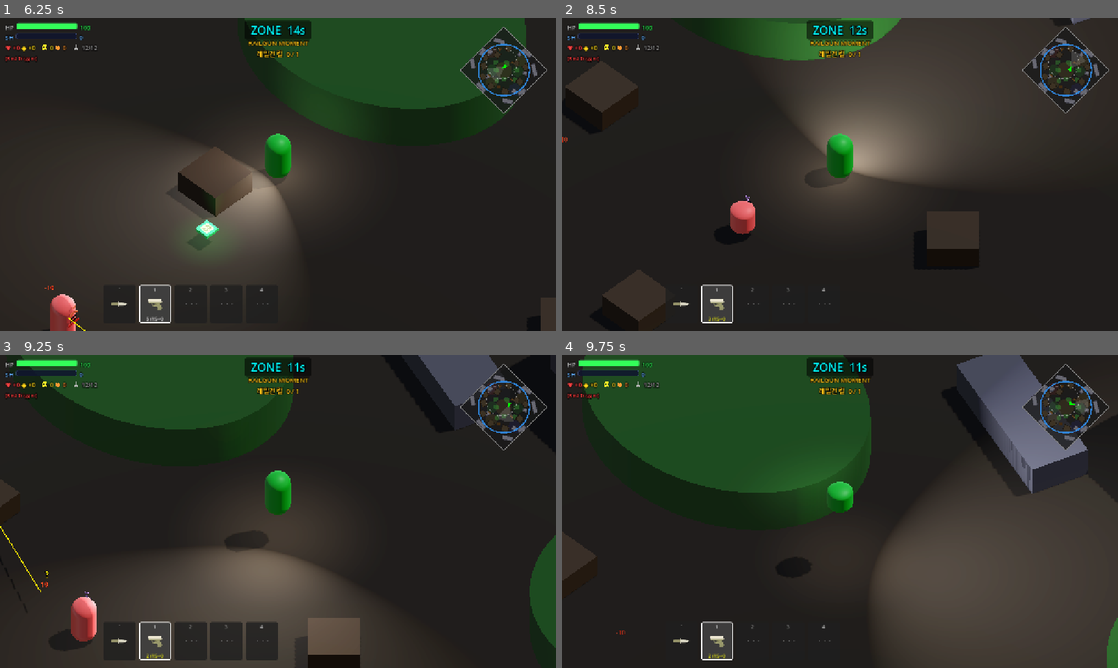
Above: before the commit, frames 1-4 (two rows, left to right).
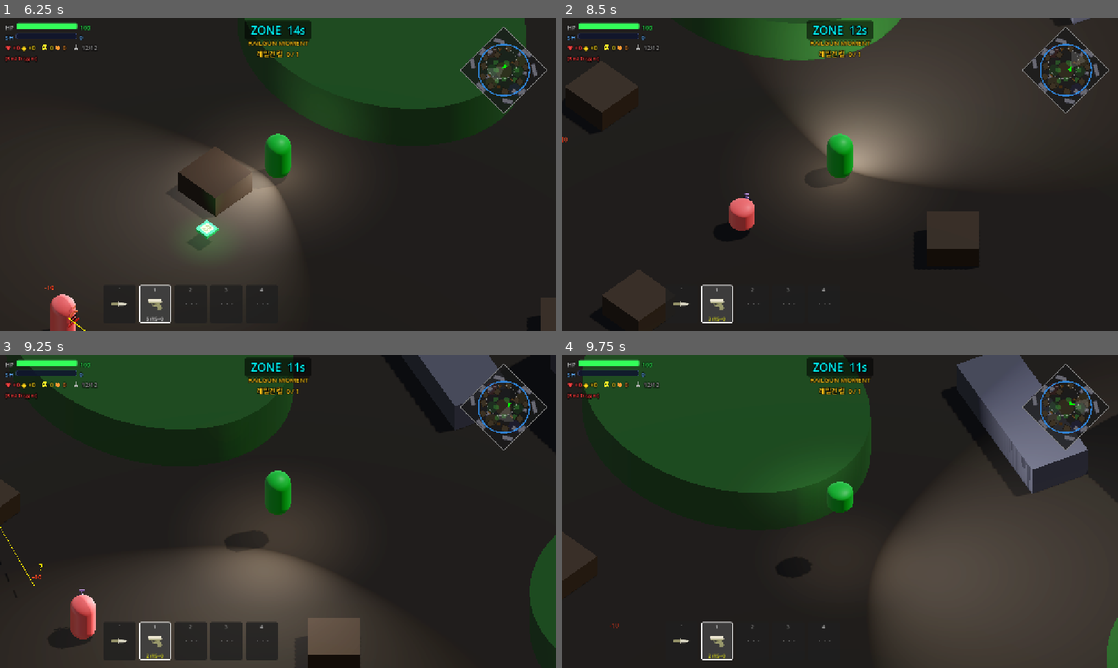
Above: after the commit, the same moments.

Repository: Kyulhee/battle-capsule
Game: Godot game, scene res://src/Main.tscn
The game is run twice, just before and just after one commit, with the same random seed, the same clock (stepped at 60 frames per second) and the same inputs.
Inputs (mouse positions are in pixels of both pictures, inside the frame that each line leads up to):
- Up to frame 1 (6.25 s): click "START MATCH" at 0.5 s; click "START MATCH" at 1.25 s; click "쉬움" at 2 s; click "보통" at 2.75 s; click "어려움" at 3.5 s; click "지옥" at 4.25 s; click "RECORDS" at 5 s; click "선택" at 5.75 s
- Up to frame 2 (8.5 s): tap Enter at 6.5 s; move the mouse to (962, 158) at 6.52 s; hold D (ui_right) 6.53-7.28 s; tap Q (heal) at 6.6, 7.55, 8.1 s; click (962, 158) at 6.67 s; tap Space at 6.77, 7.52 s; move the mouse to (728, 190) at 7.27 s; hold S (ui_down) 7.28-8.03 s; click (728, 190) at 7.35 s; move the mouse to (895, 105) at 8.02 s; hold D (ui_right) from 8.03 s (still down)
- Up to frame 3 (9.25 s): move the mouse to (250, 574) at 8.77 s; release D (ui_right) at 8.78 s; hold W (ui_up) from 8.78 s (still down); tap F (interact) at 8.85 s; click (250, 574) at 8.92 s; tap Space at 9.02 s; tap Q (heal) at 9.05 s
- Up to frame 4 (9.75 s): move the mouse to (1006, 558) at 9.52 s; release W (ui_up) at 9.53 s; hold A (ui_left) from 9.53 s (still down); tap C at 9.6 s

Frame 1 is identical in both runs. In frame 2, 0.2% of the frame differs, in the area x 30-35%, y 56-70%; in frame 3, 0.3%, in the area x 0-18%, y 54-92%; in frame 4, less than 0.1%.

Commit message:
refactor: extract bot visual skin controller

Diff:
--- a/src/entities/bot/Bot.gd
+++ b/src/entities/bot/Bot.gd
@@ -6,10 +6,10 @@
 const IMPACT_EFFECT_SCN  = preload("res://src/fx/ImpactEffect.tscn")
 const DropDisplayCatalogScript = preload("res://src/core/DropDisplayCatalog.gd")
 const BOT_DOCTRINE       = preload("res://src/entities/bot/BotDoctrine.gd")
-const BOT_VISUAL_KIT     = preload("res://src/entities/bot/BotVisualKit.gd")
 const BOT_TUNING         = preload("res://src/entities/bot/BotTuning.gd")
 const BOT_DEBUG_LABEL_BUILDER = preload("res://src/entities/bot/BotDebugLabelBuilder.gd")
 const BOT_MARKER_FORMATTER = preload("res://src/entities/bot/BotMarkerFormatter.gd")
+const BOT_VISUAL_SKIN_CONTROLLER = preload("res://src/entities/bot/BotVisualSkinController.gd")
 
 enum State { IDLE, CHASE, ATTACK, ZONE_ESCAPE, RECOVER, DISENGAGE }
 var current_state: State = State.IDLE
@@ -68,7 +68,7 @@
 
 var _state_label: Label3D = null
 var _archetype_marker: Label3D = null
-var _skin_root: Node3D = null
+var _visual_skin = BOT_VISUAL_SKIN_CONTROLLER.new()
 var _doctrine_profile: Dictionary = {}
 var _difficulty_params: Dictionary = {}
 var _base_attack_range: float = -1.0
@@ -201,7 +201,7 @@
 	if has_node("MeshInstance3D"):
 		$MeshInstance3D.scale.y = 0.62 if is_crouching else 1.0
 		$MeshInstance3D.position.y = _mesh_origin_y - 0.19 if is_crouching else _mesh_origin_y
-	_sync_visual_skin()
+	_visual_skin.sync(self)
 
 func use_heal():
 	if stats.advanced_heals > 0:
@@ -1157,13 +1157,16 @@
 	return BOT_MARKER_FORMATTER.archetype_catalog_id(resolved_name)
 
 func _catalog_archetype_accent(archetype_name: String, fallback: Color) -> Color:
-	var main = get_tree().root.get_node_or_null("Main")
-	if not main:
-		return fallback
-	var catalog = main.get("asset_catalog")
+	var catalog = _asset_catalog()
 	if catalog and catalog.has_method("get_cosmetic_tint"):
 		return catalog.get_cosmetic_tint(_catalog_archetype_id(archetype_name), "accent_tint", fallback)
 	return fallback
+
+func _asset_catalog():
+	var main = get_tree().root.get_node_or_null("Main")
+	if not main:
+		return null
+	return main.get("asset_catalog")
 
 func _log_doctrine_state_time(delta: float):
 	if not has_node("/root/Telemetry"):
@@ -1219,25 +1222,7 @@
 		configure_ai(int(archetype), _difficulty_params)
 
 func _apply_visual_skin():
-	if not BOT_VISUAL_KIT:
-		return
-	var catalog = null
-	var main = get_tree().root.get_node_or_null("Main")
-	if main:
-		catalog = main.get("asset_catalog")
-	_skin_root = BOT_VISUAL_KIT.apply_skin(self, int(archetype), get_instance_id(), catalog)
-	_sync_visual_skin()
-
-func _sync_visual_skin():
-	if not _skin_root:
-		return
-	_skin_root.visible = has_node("MeshInstance3D") and $MeshInstance3D.visible and not is_dead
-	if is_crouching:
-		_skin_root.position = Vector3(0.0, 0.08, 0.0)
-		_skin_root.scale = Vector3(0.92, 0.72, 0.92)
-	else:
-		_skin_root.position = Vector3.ZERO
-		_skin_root.scale = Vector3.ONE
+	_visual_skin.apply(self, int(archetype), _asset_catalog())
 
 # ─── LATE GAME SHIFT ─────────────────────────────────────────────────────────
 # When alive_count ≤ 3, bots escalate: tighter scans, harder to disengage,
@@ -1689,7 +1674,7 @@
 func die(killer: Node3D = null):
 	if _state_label: _state_label.visible = false
 	if _archetype_marker: _archetype_marker.visible = false
-	if _skin_root: _skin_root.visible = false
+	_visual_skin.hide()
 	_drop_weapon()
 	_drop_ammo()
 	_drop_heals()
--- a/src/entities/bot/BotMarkerFormatter.gd
+++ b/src/entities/bot/BotMarkerFormatter.gd
@@ -56,6 +56,10 @@
 	return _archetype_spec(archetype_name).get("catalog_id", "bot.aggressive")
 
 
+static func archetype_catalog_id_for_id(archetype_id: int) -> String:
+	return archetype_catalog_id(BOT_DOCTRINE.archetype_name(archetype_id))
+
+
 static func archetype_fallback_color(archetype_name: String) -> Color:
 	return _archetype_spec(archetype_name).get("fallback_color", Color(1.0, 1.0, 1.0))
 
--- a/src/entities/bot/BotVisualKit.gd
+++ b/src/entities/bot/BotVisualKit.gd
@@ -1,6 +1,7 @@
 extends RefCounted
 
 const SKIN_NODE_NAME := "ArchetypeSkin"
+const BOT_MARKER_FORMATTER = preload("res://src/entities/bot/BotMarkerFormatter.gd")
 
 const ARCHETYPE_AGGRESSIVE := 0
 const ARCHETYPE_DEFENSIVE := 1
@@ -55,20 +56,10 @@
 static func _apply_catalog_tints(spec: Dictionary, archetype_id: int, asset_catalog) -> void:
 	if not asset_catalog or not asset_catalog.has_method("get_cosmetic_tint"):
 		return
-	var cosmetic_id = _catalog_id_for_archetype(archetype_id)
+	var cosmetic_id = BOT_MARKER_FORMATTER.archetype_catalog_id_for_id(archetype_id)
 	spec["body"] = asset_catalog.get_cosmetic_tint(cosmetic_id, "body_tint", spec["body"])
 	spec["accent"] = asset_catalog.get_cosmetic_tint(cosmetic_id, "accent_tint", spec["accent"])
 	spec["dark"] = spec["body"].darkened(0.72)
-
-static func _catalog_id_for_archetype(archetype_id: int) -> String:
-	match archetype_id:
-		ARCHETYPE_DEFENSIVE:
-			return "bot.defensive"
-		ARCHETYPE_SNIPER:
-			return "bot.sniper"
-		ARCHETYPE_OPPORTUNIST:
-			return "bot.opportunist"
-	return "bot.aggressive"
 
 static func _add_body_band(root: Node3D, spec: Dictionary) -> void:
 	_add_box(root, "BodyTintBand", Vector3(0.0, 1.05, -0.552), Vector3(0.62, 0.105, 0.035), spec.body)
--- /dev/null
+++ b/src/entities/bot/BotVisualSkinController.gd
@@ -0,0 +1,30 @@
+extends RefCounted
+
+const BOT_VISUAL_KIT = preload("res://src/entities/bot/BotVisualKit.gd")
+
+var _skin_root: Node3D = null
+
+
+func apply(bot: Node3D, archetype_id: int, asset_catalog = null) -> void:
+	if not bot:
+		return
+	_skin_root = BOT_VISUAL_KIT.apply_skin(bot, archetype_id, bot.get_instance_id(), asset_catalog)
+	sync(bot)
+
+
+func sync(bot: Node3D) -> void:
+	if not _skin_root or not bot:
+		return
+	var body_mesh = bot.get_node_or_null("MeshInstance3D")
+	_skin_root.visible = body_mesh != null and body_mesh.visible and not bool(bot.get("is_dead"))
+	if bool(bot.get("is_crouching")):
+		_skin_root.position = Vector3(0.0, 0.08, 0.0)
+		_skin_root.scale = Vector3(0.92, 0.72, 0.92)
+	else:
+		_skin_root.position = Vector3.ZERO
+		_skin_root.scale = Vector3.ONE
+
+
+func hide() -> void:
+	if _skin_root:
+		_skin_root.visible = false
Not shown, changed: docs/ARCHITECTURE.md
Not shown, changed: docs/DEVLOG.md
Not shown, changed: docs/IMPACT_MAP.md
Not shown, changed: docs/MASTERPLAN.md
Not shown, changed: docs/devlog/v1.11.md
